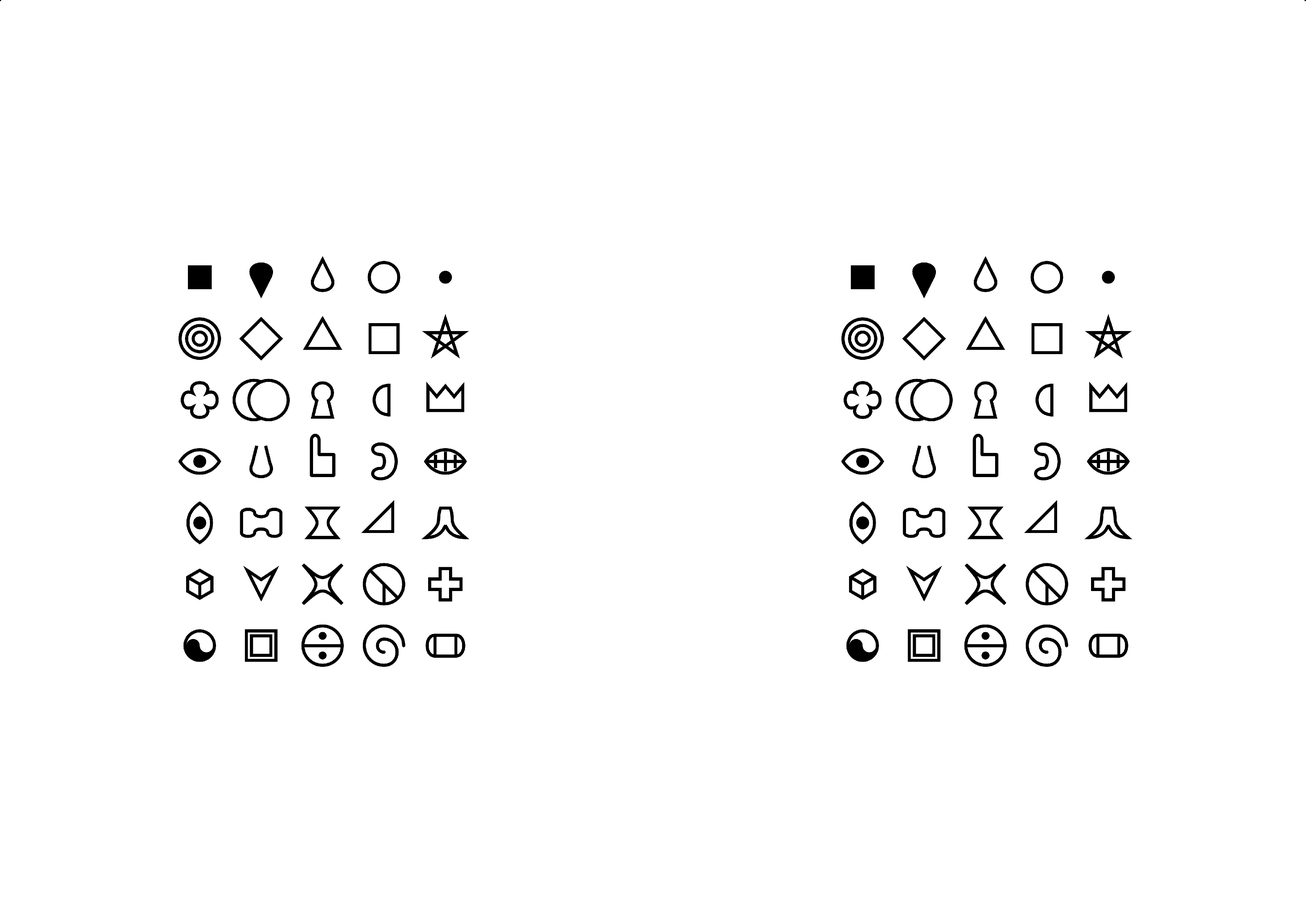
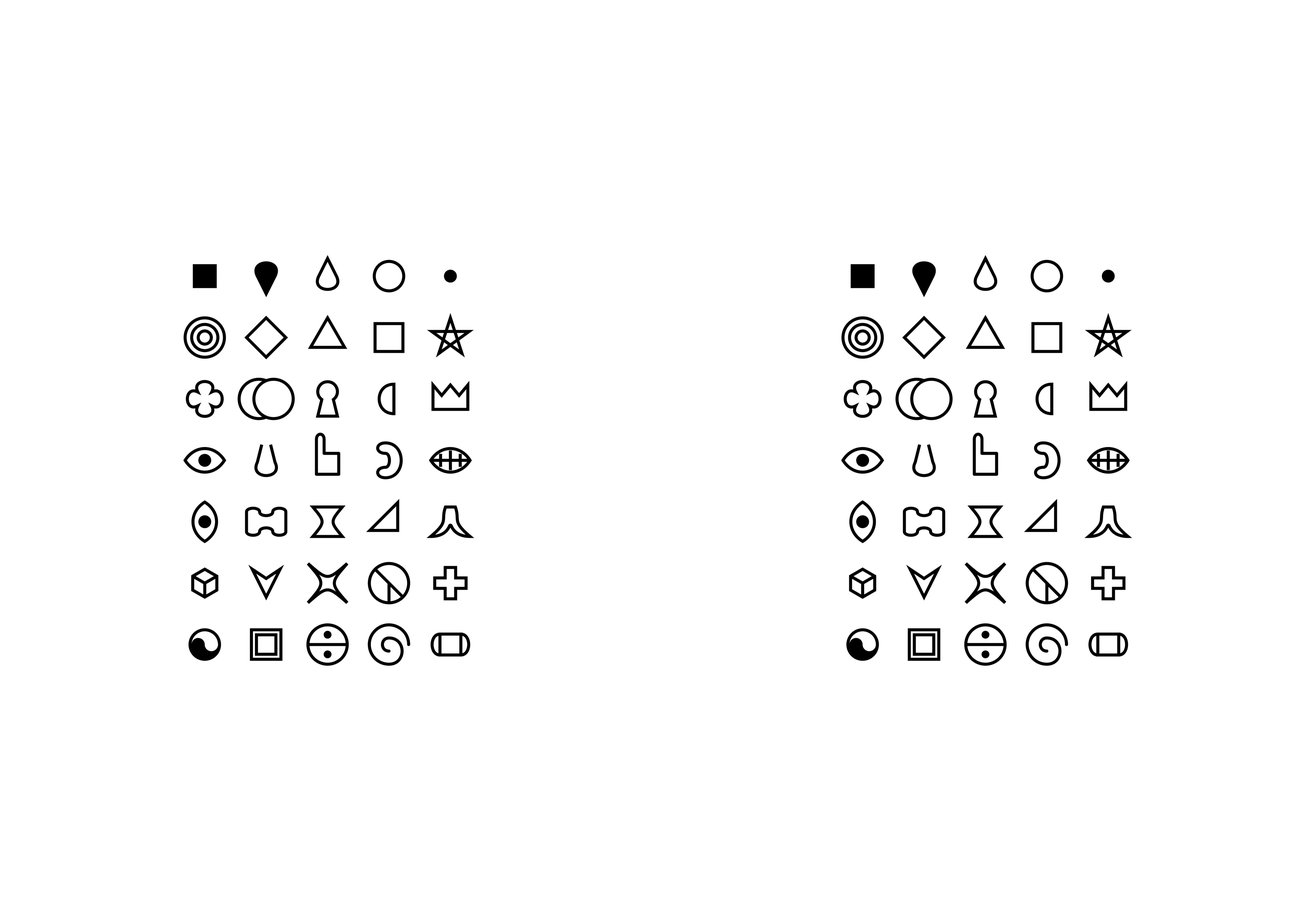
Revision of a layered 1306 x 921 image; what changed, layer by layer:
painted on "Layer 1" over [841, 0, 1306, 668]
painted on "abecedarium" over [0, 0, 475, 668]
